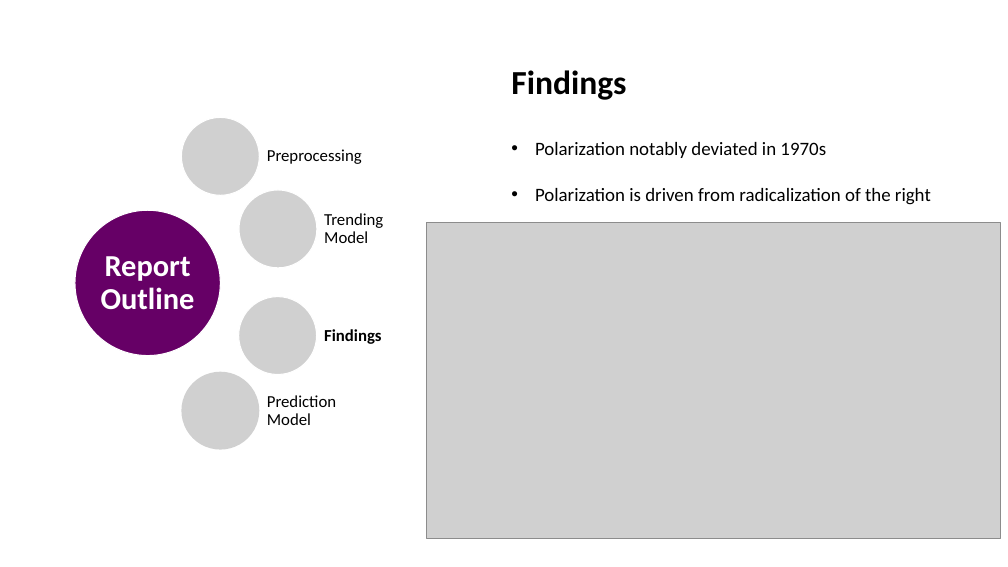
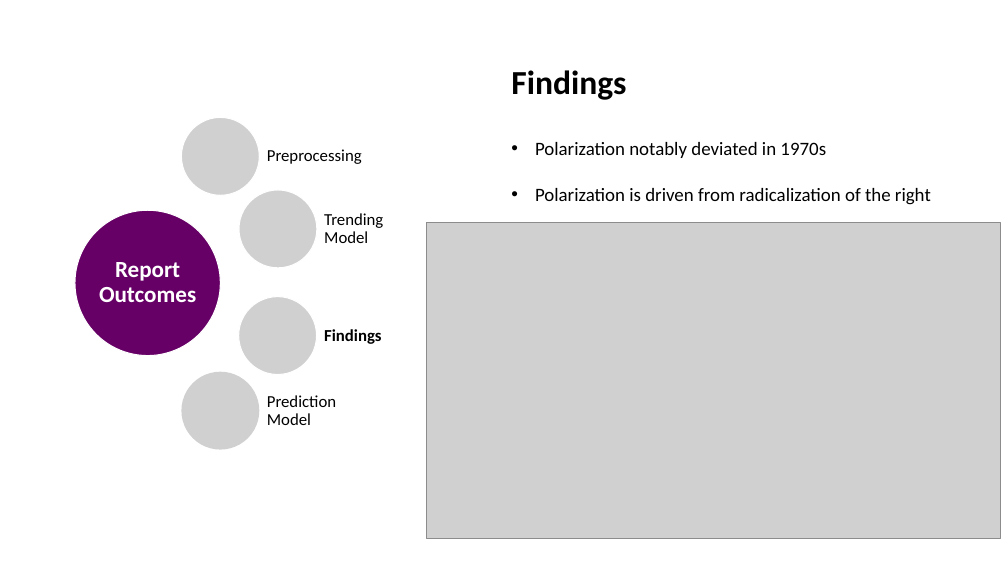
Before and after one commit to Malekyte/political-polarity, a slide deck: slide 7 of reports/Final Presentation.pptx. Drawn at 1008x567 pixels with LibreOffice and Linux fonts; fonts in the diff are those of the drawing; grey boxes stand for pictures. Boxes give left, top, right and bottom in pixels: in the first picture for what was removed or moved away, otherwise in the second. Text is boxed around its words. In the diff, an @@ line names an element or a change of style, - is before the commit and + after.

```diff
--- a/reports/Final Presentation.pptx
+++ b/reports/Final Presentation.pptx
@@ text at (x1=99, y1=262, x2=196, y2=302): text changed; size 29 to 22 pt @@
-Report Outline
+Report Outcomes
```
Also in this commit, not shown: 9 other slides changed.
